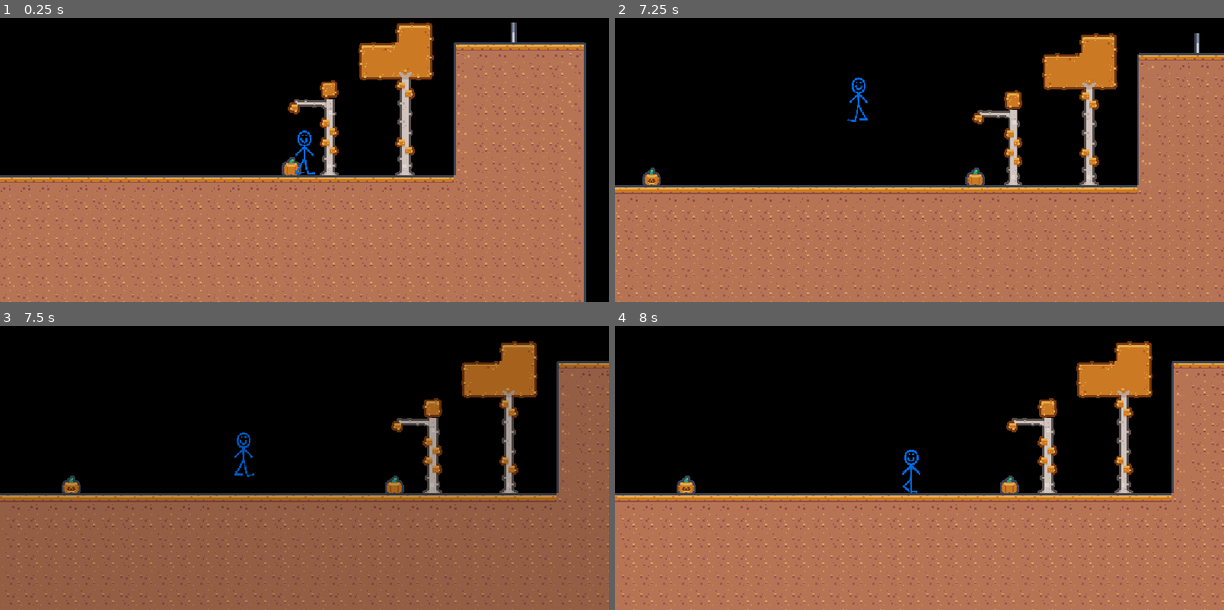
Above: before the commit, frames 1-4 (two rows, left to right).
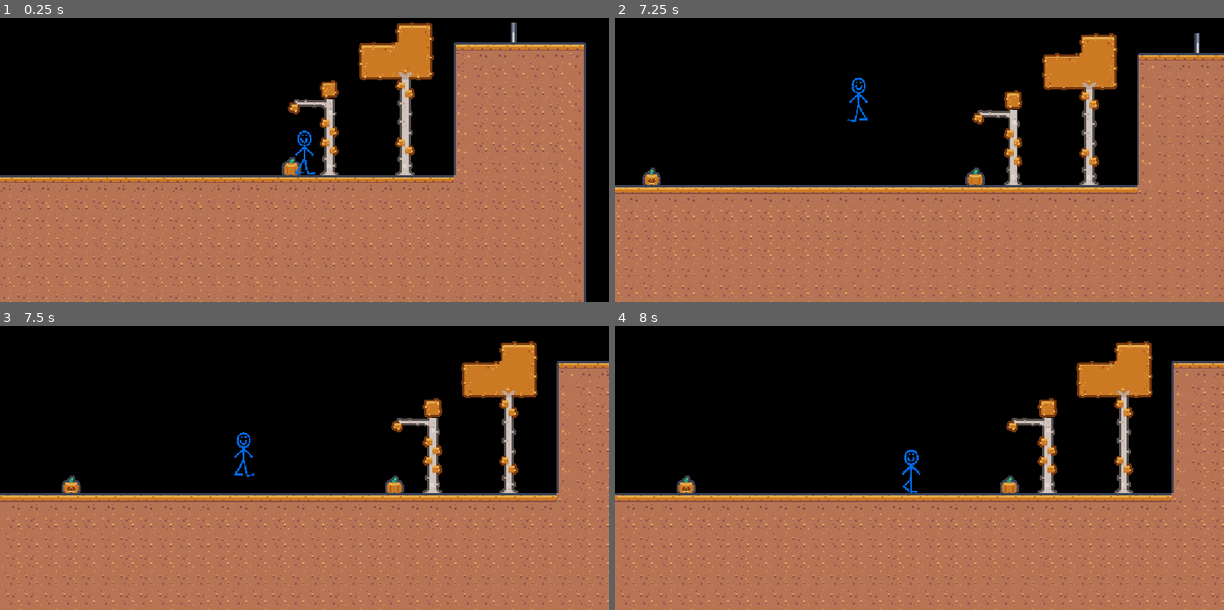
Above: after the commit, the same moments.

Repository: Emarald64/spooky
Game: Godot game, scene res://scenes/main.tscn
Two runs of this game, one before a commit and one after it. Both use one fixed random seed, a clock stepped at 60 frames per second and the inputs below.
Inputs:
- Up to frame 1 (0.25 s): no input
- Up to frame 2 (7.25 s): tap Enter at 0.5 s; hold D (move_right) 0.53-2.03 s; tap S (look_down) every 1.5 s from 0.6 to 6.6 s; tap Space (jump) at 0.77, 1.52, 3.02, 3.77, 4.52, 6.02, 6.77 s; tap W (look_up) every 1.5 s from 1.35 to 5.85 s; hold A (move_left) 2.03-2.78 s; hold D (move_right) 2.78-4.28 s; hold A (move_left) 4.28-5.03 s; hold D (move_right) 5.03-5.78 s; hold A (move_left) from 5.78 s (still down)
- Up to frame 3 (7.5 s): release A (move_left) at 7.28 s; hold D (move_right) from 7.28 s (still down); tap W (look_up) at 7.35 s
- Up to frame 4 (8 s): keep holding D (move_right); tap Space (jump) at 7.52 s

Frames 1-2 are identical in both runs. In frame 3, 47% of the frame differs, in the area x 0-100%, y 6-100%; in frame 4, nothing differs.

Commit message:
added screen shake when getting checkpoint

Diff:
--- /dev/null
+++ b/scenes/camera_2d.gd
@@ -0,0 +1,23 @@
+extends Camera2D
+
+@export var decay =0.8
+@export var max_offset= Vector2(100, 75)
+@export var max_roll = 0.1
+
+var trauma = 0.0
+const trauma_power = 2
+
+# Called every frame. 'delta' is the elapsed time since the previous frame.
+func _process(delta: float) -> void:
+	#if Input.is_action_just_pressed("debug-2"):
+		#add_trauma(0.5)
+		#print("debug trauma")
+	if trauma:
+		trauma = max(trauma - decay * delta, 0.0)
+		var amount = pow(trauma, trauma_power)
+		rotation = max_roll * amount * randf_range(-1, 1)
+		offset.x = max_offset.x * amount * randf_range(-1, 1)
+		offset.y = max_offset.y * amount * randf_range(-1, 1)
+
+func add_trauma(ammount):
+	trauma=min(trauma+ammount,1.0)
--- a/scenes/checkpoint.gd
+++ b/scenes/checkpoint.gd
@@ -5,6 +5,7 @@
 func _on_area_entered(playerHitbox: Area2D) -> void:
 	if not active:
 		playerHitbox.get_parent().checkpoint=self
+		playerHitbox.get_node('../Camera2D').add_trauma(0.4)
 		$PointLight2D.enabled=true
 		active=true
 		$AnimatedSprite2D.play('Up')
--- a/scenes/main.gd
+++ b/scenes/main.gd
@@ -3,6 +3,9 @@
 func updateLightIntencity(val:float)->void:
 	$player.setFlashlightScale(max(0.5-val,0)*12,true)
 	#$player/PointLight2D3.texture_scale=6*max(0.5-val,0)
+	$CanvasModulate.color=Color(val,val,val,1)
+
+func setModulateBrighness(val:float)->void:
 	$CanvasModulate.color=Color(val,val,val,1)
 
 func _ready() -> void:
--- a/scenes/main.tscn
+++ b/scenes/main.tscn
@@ -9,6 +9,7 @@
 [ext_resource type="PackedScene" uid="uid://dg0b4hidi1llm" path="res://scenes/torch.tscn" id="5_tipki"]
 [ext_resource type="PackedScene" uid="uid://ywn140fkjfft" path="res://scenes/checkpoint.tscn" id="6_85g3d"]
 [ext_resource type="PackedScene" uid="uid://mhmp5m3etp24" path="res://scenes/darkness_change.tscn" id="7_o6xl0"]
+[ext_resource type="Script" uid="uid://wtcr63i06vlg" path="res://scenes/camera_2d.gd" id="8_choun"]
 
 [sub_resource type="OccluderPolygon2D" id="OccluderPolygon2D_0ld40"]
 polygon = PackedVector2Array(-9, -2.25, 9, -2.25, 9, 9, -9, 9)
@@ -502,6 +503,7 @@
 limit_enabled = false
 drag_horizontal_enabled = true
 drag_vertical_enabled = true
+script = ExtResource("8_choun")
 
 [node name="static overlay" type="CanvasLayer" parent="."]
 script = ExtResource("3_sugp2")
@@ -523,23 +525,17 @@
 
 [node name="StartPos" type="Node2D" parent="."]
 
-[node name="Darkness Change" parent="." instance=ExtResource("7_o6xl0")]
-position = Vector2(117.00003, 245)
+[node name="disable flashlight" parent="." instance=ExtResource("7_o6xl0")]
+position = Vector2(58.00003, 237)
 scale = Vector2(12.4233465, 9.927736)
 maxPositionDarkness = 0.9
 
-[node name="disable flashlight" parent="." instance=ExtResource("7_o6xl0")]
-position = Vector2(-171.99995, 237)
-scale = Vector2(12.4233465, 9.927736)
-maxPositionDarkness = 6.0
-
 [node name="StaticBody2D" type="StaticBody2D" parent="."]
-position = Vector2(-336, 222)
+position = Vector2(-106, 222)
 
 [node name="CollisionShape2D" type="CollisionShape2D" parent="StaticBody2D"]
 position = Vector2(102, 105)
 shape = SubResource("RectangleShape2D_o6xl0")
 
 [connection signal="area_entered" from="TileMapLayer/Checkpoint" to="TileMapLayer/Checkpoint" method="_on_area_entered"]
-[connection signal="newIntencity" from="Darkness Change" to="." method="updateLightIntencity"]
-[connection signal="newIntencity" from="disable flashlight" to="player" method="setFlashlightScale" binds= [true]]
+[connection signal="newIntencity" from="disable flashlight" to="." method="setModulateBrighness"]
Not shown, added: scenes/camera_2d.gd.uid
Not shown: 1 places in scenes/main.tscn that only renumber resources
